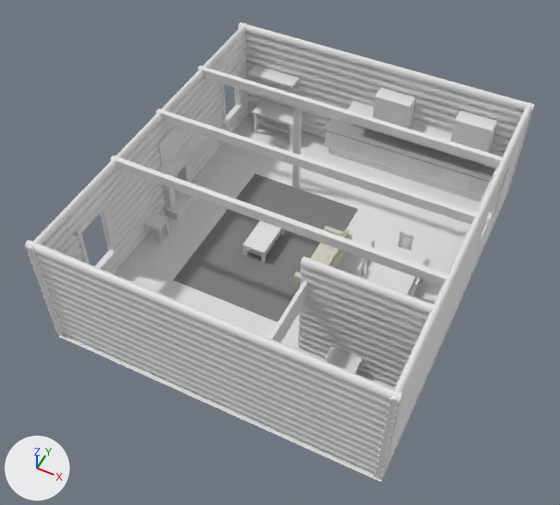
What one commit did to the FBX model Assets/MyAsset/chalet.fbx.
Camera for both pictures: a camera (50 mm lens) standing at (5.84, -13.76, 19.37) and looking at (-1.42, 0.76, 1.22). Lighting does not change. The marker at lower left points along +X, +Y and +Z. Where no turn or scale is listed for an object, it has been applied to the vertices.

Objects in the first picture: 'GrandTable', 'Plane', 'canape', 'cuisine', 'etagere', 'murD', 'table2', 'tableBase', 'tapis'.
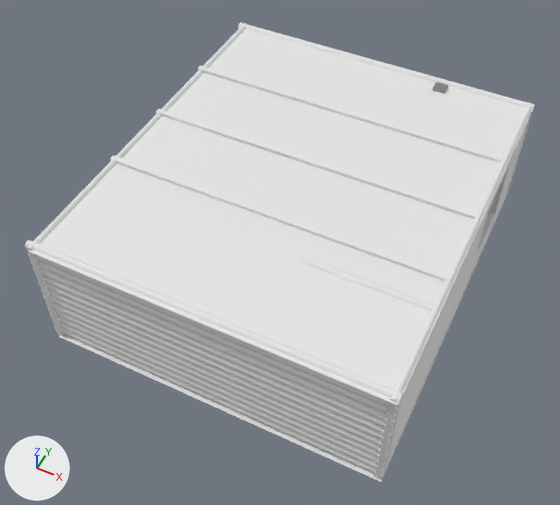
The edits, one by one:
Picture 'Wood09_1K_BaseColor.png' (img_wood09_1k_basecolor_png) is new.
Picture 'Wood09_1K_NormRough.png' (img_wood09_1k_normrough_png) is new.
Picture 'veloure.jpg' (img_veloure_jpg) is new.
In material 'tapis' (mat_tapis), base_color is no longer (0.214, 0.214, 0.214), grey #7f7f7f.
In material 'tapis' (mat_tapis), texture is now set to img_veloure_jpg.
In material 'tapis' (mat_tapis), roughness goes from 0.5 to 0.988.
Material 'blackmetal.002' (mat_blackmetal_002) is new.
Its base color is (0.76, 0.76, 0.76) (light grey #e2e2e2).
Its metallic is 0.449.
Its roughness is 0.248.
Material 'woods2' (mat_woods2) is new.
Uses the picture img_wood09_1k_basecolor_png.
Uses the picture img_wood09_1k_normrough_png.
Material 'blackmetal.001' (mat_blackmetal_001) is new.
Its base color is (0.305, 0.305, 0.305) (grey #969696).
Its metallic is 0.449.
Its roughness is 0.248.
me_cube_015 is used by ob_cuisine; location (0.58, 7.69, 1.5).
me_cube_015 had 396 vertices, 384 faces and spanned x -3.29..3.06, y -0.72..0.07, z -1.52..1.58.
me_cube_015 now has 2804 vertices, 1892 faces and spans x -3.29..3.06, y -0.72..0.07, z -1.52..2.5.
me_cube_015 part 1: 1664 vertices added at x -1.46..2.88, y -0.72..0.07, z -0.77..2.5.
me_cube_015 part 2: 107 kept faces spanning x -3.29..3.06, y -0.72..0.03, z -1.16..0.57 get new texture (UV) coordinates.
me_cube_015 part 3: 54 faces spanning x -3.08..2.83, y -0.68..-0.65, z -1.16..-0.48 switch from mat_woods (its picture is missing) to mat_woods2.
me_cube_015 now uses material mat_blackmetal_001 (grey #969696).
me_cube_015 now uses material mat_blackmetal_002 (light grey #e2e2e2).
Object 'Plane.001' (ob_plane_001) is new; it shows a copy of the mesh of ob_plane.
Its location is (-1.13, 1.79, 3.9).

Location of each change, (x1, y1, x2, y2) in pixels of the pictures (560 x 505 px):
'Plane.001', added: after (29, 29, 533, 405)
'tapis', surface changed: (174, 174, 358, 322) in both
part 1 of me_cube_015, added: after (432, 82, 448, 94)
part 2 of me_cube_015, surface changed: before (324, 119, 495, 182)
part 3 of me_cube_015, recoloured: before (329, 133, 486, 196)
'Plane', unchanged, covered by the edit: before (59, 114, 506, 482); after (59, 197, 506, 482)
'GrandTable', unchanged, covered by the edit: before (363, 242, 426, 294)
